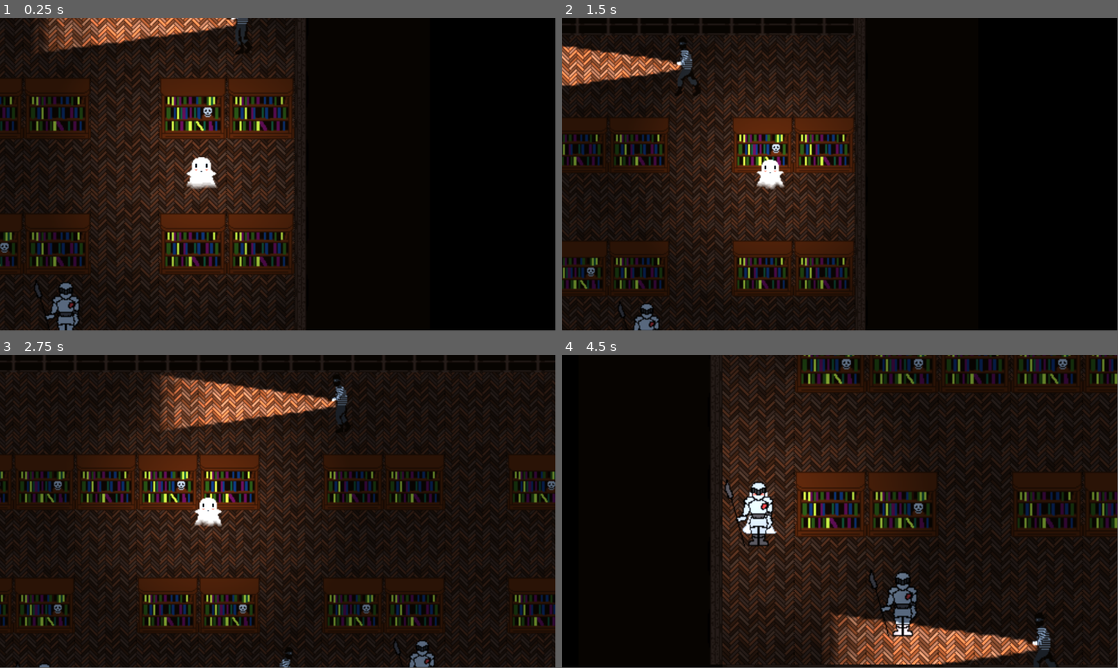
Above: before the commit, frames 1-4 (two rows, left to right).
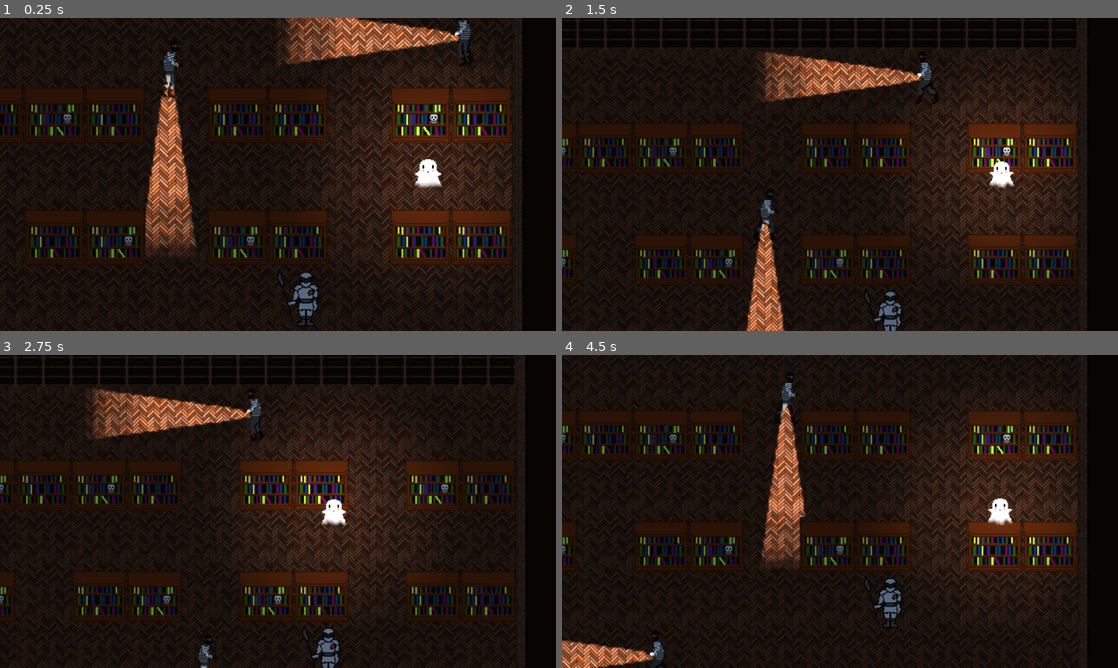
Above: after the commit, the same moments.

Repository: Kurogamu/ghost-story
Game: Godot game, scene res://scenes/game.tscn
Two runs of this game, one before a commit and one after it. Both use one fixed random seed, a clock stepped at 60 frames per second and the inputs below.
Inputs:
- Up to frame 1 (0.25 s): no input
- Up to frame 2 (1.5 s): hold Space (interact) 0.53-1.28 s; hold Up (move_up) from 0.53 s (still down); tap Space (interact) at 1.35 s
- Up to frame 3 (2.75 s): release Up (move_up) at 2.03 s; hold Left (move_left) from 2.03 s (still down); hold Space (interact) from 2.03 s (still down)
- Up to frame 4 (4.5 s): release Space (interact) at 2.78 s; tap Space (interact) at 2.85, 4.35 s; release Left (move_left) at 3.53 s; hold Down (move_down) 3.53-4.28 s; hold Space (interact) 3.53-4.28 s; hold Right (move_right) from 4.28 s (still down)
The window is 799x449 before the commit and 800x450 after it. Grey fills any space a smaller window leaves; there, only what the larger window draws over its background counts as a difference.

The runs differ from the first frame. In frame 1, 51% of the frame differs, in the area x 0-94%, y 0-100%; in frame 2, 46%; in frame 3, 32%; in frame 4, 41%.

Commit message:
Limit reaction distance and improve feedback

Diff:
--- a/project.godot
+++ b/project.godot
@@ -14,6 +14,12 @@
 run/main_scene="res://scenes/game.tscn"
 config/features=PackedStringArray("4.3", "Forward Plus")
 config/icon="res://icon.svg"
+
+[display]
+
+window/size/viewport_width=1280
+window/size/viewport_height=720
+window/stretch/mode="viewport"
 
 [input]
 
--- a/scenes/chaser.tscn
+++ b/scenes/chaser.tscn
@@ -1,8 +1,10 @@
-[gd_scene load_steps=6 format=3 uid="uid://bdmn25a6icjej"]
+[gd_scene load_steps=8 format=3 uid="uid://bdmn25a6icjej"]
 
 [ext_resource type="Script" path="res://scripts/chaser.gd" id="1_1v0tl"]
 [ext_resource type="SpriteFrames" uid="uid://drcw0fy0r5yg1" path="res://animations/chaser.tres" id="3_wjrlc"]
+[ext_resource type="PackedScene" uid="uid://b5cio6f6rn8oe" path="res://scenes/sound_wave.tscn" id="4_6l44h"]
 [ext_resource type="Texture2D" uid="uid://b6mkeb7run7ws" path="res://sprites/flashlight_texture.png" id="4_iwec0"]
+[ext_resource type="SpriteFrames" uid="uid://b1wn2dmi0dki7" path="res://sprites/reactions.tres" id="5_o588a"]
 
 [sub_resource type="CapsuleShape2D" id="CapsuleShape2D_y4a2e"]
 radius = 14.0
@@ -40,3 +42,10 @@
 [node name="CharSprite" type="AnimatedSprite2D" parent="."]
 sprite_frames = ExtResource("3_wjrlc")
 animation = &"spooked"
+
+[node name="SoundWave" parent="." instance=ExtResource("4_6l44h")]
+
+[node name="ReactionSprite" type="AnimatedSprite2D" parent="."]
+position = Vector2(27, -36)
+scale = Vector2(0.5, 0.5)
+sprite_frames = ExtResource("5_o588a")
--- a/scenes/game.tscn
+++ b/scenes/game.tscn
@@ -221,6 +221,10 @@
 unique_name_in_owner = true
 position = Vector2(72, 0)
 zoom = Vector2(2, 2)
+limit_left = -200
+limit_top = -100
+limit_right = 750
+limit_bottom = 500
 
 [node name="AnimationPlayer" type="AnimationPlayer" parent="Ghost/Camera"]
 libraries = {
--- a/scenes/ghost_character.tscn
+++ b/scenes/ghost_character.tscn
@@ -1,8 +1,9 @@
-[gd_scene load_steps=24 format=3 uid="uid://bw7yupyo8ie8d"]
+[gd_scene load_steps=25 format=3 uid="uid://bw7yupyo8ie8d"]
 
 [ext_resource type="Script" path="res://scripts/ghost_character.gd" id="1_jqp6d"]
 [ext_resource type="Texture2D" uid="uid://vlq5k6388260" path="res://sprites/ghost.png" id="2_013n5"]
 [ext_resource type="Texture2D" uid="uid://cssk4abjsmefc" path="res://sprites/ghost-v2.png" id="3_xc8am"]
+[ext_resource type="SpriteFrames" uid="uid://b1wn2dmi0dki7" path="res://sprites/reactions.tres" id="4_3fdp2"]
 
 [sub_resource type="Gradient" id="Gradient_ogkr7"]
 colors = PackedColorArray(1, 1, 1, 1, 0, 0, 0, 1)
@@ -164,3 +165,9 @@
 [node name="CollisionShape2D" type="CollisionShape2D" parent="."]
 position = Vector2(0, 11)
 shape = SubResource("CircleShape2D_hq16e")
+
+[node name="ReactionSprite" type="AnimatedSprite2D" parent="."]
+visible = false
+position = Vector2(30, -20)
+scale = Vector2(0.5, 0.5)
+sprite_frames = ExtResource("4_3fdp2")
--- a/scenes/possessable.tscn
+++ b/scenes/possessable.tscn
@@ -1,7 +1,8 @@
-[gd_scene load_steps=9 format=3 uid="uid://dhmflhqqfmp7q"]
+[gd_scene load_steps=10 format=3 uid="uid://dhmflhqqfmp7q"]
 
 [ext_resource type="Script" path="res://scripts/possessable.gd" id="1_gaeoc"]
 [ext_resource type="Texture2D" uid="uid://do6qgk4ybabcl" path="res://sprites/armor.png" id="1_vh5eu"]
+[ext_resource type="PackedScene" uid="uid://b5cio6f6rn8oe" path="res://scenes/sound_wave.tscn" id="2_t4fng"]
 
 [sub_resource type="CircleShape2D" id="CircleShape2D_xhoj2"]
 
@@ -45,6 +46,8 @@
 [node name="Possessable" type="StaticBody2D"]
 script = ExtResource("1_gaeoc")
 
+[node name="SoundWave" parent="." instance=ExtResource("2_t4fng")]
+
 [node name="Interaction" type="Area2D" parent="."]
 
 [node name="CollisionShape2D" type="CollisionShape2D" parent="Interaction"]
--- /dev/null
+++ b/scenes/sound_wave.tscn
@@ -0,0 +1,89 @@
+[gd_scene load_steps=6 format=3 uid="uid://b5cio6f6rn8oe"]
+
+[ext_resource type="Script" path="res://scripts/sound_vis.gd" id="1_12ail"]
+
+[sub_resource type="Animation" id="Animation_ssaby"]
+length = 0.001
+tracks/0/type = "value"
+tracks/0/imported = false
+tracks/0/enabled = true
+tracks/0/path = NodePath(".:_circle_radius")
+tracks/0/interp = 1
+tracks/0/loop_wrap = true
+tracks/0/keys = {
+"times": PackedFloat32Array(0),
+"transitions": PackedFloat32Array(1),
+"update": 0,
+"values": [0.0]
+}
+tracks/1/type = "value"
+tracks/1/imported = false
+tracks/1/enabled = true
+tracks/1/path = NodePath(".:_circle_color")
+tracks/1/interp = 1
+tracks/1/loop_wrap = true
+tracks/1/keys = {
+"times": PackedFloat32Array(0),
+"transitions": PackedFloat32Array(1),
+"update": 0,
+"values": [Color(0, 0, 0, 0)]
+}
+
+[sub_resource type="Animation" id="Animation_fjcx1"]
+resource_name = "soundwave"
+tracks/0/type = "value"
+tracks/0/imported = false
+tracks/0/enabled = true
+tracks/0/path = NodePath(".:_circle_radius")
+tracks/0/interp = 1
+tracks/0/loop_wrap = true
+tracks/0/keys = {
+"times": PackedFloat32Array(0, 0.25),
+"transitions": PackedFloat32Array(1, 0.366021),
+"update": 0,
+"values": [0.0, 200.0]
+}
+tracks/1/type = "value"
+tracks/1/imported = false
+tracks/1/enabled = true
+tracks/1/path = NodePath(".:_circle_color")
+tracks/1/interp = 2
+tracks/1/loop_wrap = true
+tracks/1/keys = {
+"times": PackedFloat32Array(0, 1),
+"transitions": PackedFloat32Array(1, 1),
+"update": 0,
+"values": [Color(0, 0.709804, 0.792157, 0.509804), Color(0.634685, 0.74886, 0.853612, 0)]
+}
+
+[sub_resource type="AnimationLibrary" id="AnimationLibrary_0815i"]
+_data = {
+"RESET": SubResource("Animation_ssaby"),
+"soundwave": SubResource("Animation_fjcx1")
+}
+
+[sub_resource type="CircleShape2D" id="CircleShape2D_dkig5"]
+radius = 100.0
+
+[node name="SoundWave" type="Node2D"]
+script = ExtResource("1_12ail")
+_circle_color = Color(0, 0, 0, 0)
+
+[node name="AnimationPlayer" type="AnimationPlayer" parent="."]
+libraries = {
+"": SubResource("AnimationLibrary_0815i")
+}
+
+[node name="Area2D" type="Area2D" parent="."]
+
+[node name="CollisionShape2D" type="CollisionShape2D" parent="Area2D"]
+shape = SubResource("CircleShape2D_dkig5")
+disabled = true
+
+[node name="ChainDelay" type="Timer" parent="."]
+wait_time = 0.2
+one_shot = true
+
+[node name="Duration" type="Timer" parent="."]
+wait_time = 0.1
+one_shot = true
--- a/scripts/chaser.gd
+++ b/scripts/chaser.gd
@@ -69,8 +69,14 @@
 	match next_state:
 		States.DEFAULT: $CharSprite.play("default")
 		States.SCARED: $CharSprite.play("scared")
-		States.SPOOKED: $CharSprite.play("spooked")
-		States.FLEEING: $CharSprite.play("fleeing")
+		States.SPOOKED:
+			$SoundWave.run()
+			$CharSprite.play("spooked")
+			$ReactionSprite.visible = true
+			$ReactionSprite.play("spooked")
+		States.FLEEING:
+			$SoundWave.run()
+			$CharSprite.play("fleeing")
 	state = next_state
 
 
@@ -79,8 +85,9 @@
 
 
 func scare():
-	scare_level += 1
-	_set_state(States.SPOOKED)
+	if state in [States.DEFAULT, States.SCARED]:
+		scare_level += 1
+		_set_state(States.SPOOKED)
 
 
 func flee():
@@ -88,6 +95,7 @@
 
 
 func _on_end_animation():
+	$ReactionSprite.visible = false
 	match state:
 		States.SPOOKED:
 			if scare_level >= scare_threshold:
--- a/scripts/game.gd
+++ b/scripts/game.gd
@@ -13,12 +13,14 @@
 	for node in self.get_tree().get_nodes_in_group("Possessable"):
 		node.possessable_enter.connect(_on_possessable)
 		node.possessable_exit.connect(_on_interactable_exit)
-		node.emit_noise.connect(_on_emit_noise)
+		node.get_node("SoundWave").heard.connect(_on_heard)
 
 	for node in self.get_tree().get_nodes_in_group("Chaser"):
 		node.chaser_enter.connect(_on_chaser_enter)
 		node.chaser_exit.connect(_on_interactable_exit)
 		node.light_enter.connect(_on_chaser_light_enter)
+		node.get_node("SoundWave").heard.connect(_on_heard)
+
 
 		%Camera/AnimationPlayer.play("camera_zoom_out")
 
@@ -48,10 +50,9 @@
 		interaction_target = null
 
 
-func _on_emit_noise():
-	for node in self.get_tree().get_nodes_in_group("Chaser"):
+func _on_heard(node: Node2D):
+	if "Chaser" in node.get_groups():
 		node.scare()
-
 
 func _input(event):
 	if event.is_action_pressed("interact"):
--- a/scripts/ghost_character.gd
+++ b/scripts/ghost_character.gd
@@ -1,11 +1,14 @@
 extends CharacterBody2D
 
-@export var speed: float = 500.0
+@export var max_speed: float = 200.0
+@export var acceleration: float = 1000.0
+@export var deceleration: float = 800.0
 @export var start_pos: Vector2 = Vector2(0, 0)
 const IS_MAIN = true
 
 enum States {IDLE, MOVING, POSSESSING, SCARED, SPOOKING}
 var state: States = States.IDLE
+var last_velocity = Vector2(0,0)
 
 func _ready():
 	$CharSprite.play("idle")
@@ -17,11 +20,33 @@
 	# Get the input direction and handle the movement/deceleration.
 	if state in [States.IDLE, States.MOVING]:
 		var direction := Input.get_vector("move_left", "move_right", "move_up", "move_down")
-		velocity.x = direction.x * speed
-		velocity.y = direction.y * speed
+
+		var some_x = abs(direction.x) > 0.1
+		var some_y = abs(direction.y) > 0.1
+
+		var normalized_speed = max_speed
+		if some_x and some_y:
+			normalized_speed = max_speed * 0.707
+
+		if direction.x > 0.1:
+			velocity.x = min(normalized_speed, velocity.x + delta * acceleration)
+		elif direction.x < -0.1:
+			velocity.x = max(-normalized_speed, velocity.x - delta * acceleration)
+		elif velocity.x > 0.1:
+			velocity.x = max(0, velocity.x - deceleration * delta)
+		else:
+			velocity.x = min(0, velocity.x + deceleration * delta)
+
+		if direction.y > 0.1:
+			velocity.y = min(normalized_speed, velocity.y + delta * acceleration)
+		elif direction.y < -0.1:
+			velocity.y = max(-normalized_speed, velocity.y - delta * acceleration)
+		elif velocity.y > 0.1:
+			velocity.y = max(0, velocity.y - deceleration * delta)
+		else:
+			velocity.y = min(0, velocity.y + deceleration * delta)
 
 		move_and_slide()
-
 
 func set_possessing(do_possess: bool) -> void:
 	if do_possess:
@@ -40,12 +65,16 @@
 	if state != States.SCARED:
 		state = States.SCARED
 		$CharSprite.play("scared")
+		$ReactionSprite.visible = true
+		$ReactionSprite.play("spooked")
 
 
 func spook() -> void:
 	if state in [States.IDLE, States.MOVING]:
 		state = States.SPOOKING
 		$CharSprite.play("spooking")
+		$ReactionSprite.visible = true
+		$ReactionSprite.play("boo")
 
 
 func get_hidden() -> bool:
@@ -53,6 +82,7 @@
 
 
 func _on_end_animation():
+	$ReactionSprite.visible = false
 	match state:
 		States.SCARED:
 			self.position = start_pos
--- a/scripts/possessable.gd
+++ b/scripts/possessable.gd
@@ -2,8 +2,6 @@
 
 signal possessable_enter
 signal possessable_exit
-
-signal emit_noise
 
 enum States {DEFAULT, POSSESS_READY, POSSESSED, BROKEN}
 var state: States = States.DEFAULT
@@ -42,7 +40,7 @@
 			$Interaction/GPUParticles2D.set_emitting(false)
 			$CollisionShape2D.set_disabled(true)
 			$Sprite.set_region_rect(Rect2(64, 0, 64, 64)) # TODO: figure out spritemap
-			emit_noise.emit()
+			$SoundWave.run()
 		States.POSSESSED:
 			$Interaction/GPUParticles2D.set_emitting(false)
 			$Sprite.set_region_rect(Rect2(128, 0, 64, 64)) # TODO: figure out spritemap
--- /dev/null
+++ b/scripts/sound_vis.gd
@@ -0,0 +1,52 @@
+extends Node2D
+
+signal heard
+
+var _emitting: bool = false
+
+@export var _circle_radius: float:
+	set(value):
+		_circle_radius = value
+		queue_redraw()
+@export var _circle_color: Color:
+	set(value):
+		_circle_color = value
+		queue_redraw()
+
+
+func _ready() -> void:
+	$AnimationPlayer.animation_finished.connect(_on_end_animation)
+	$Area2D.connect("body_entered", _on_body_entered)
+	$ChainDelay.connect("timeout", _delayed_interaction)
+	$Duration.connect("timeout", _reset)
+
+
+func _draw() -> void:
+	draw_arc(Vector2(0,0), _circle_radius, 0, 2*PI, 32, _circle_color, 1.0, true)
+	$Area2D/CollisionShape2D.get_shape().radius = _circle_radius
+
+
+func run() -> void:
+	if not _emitting:
+		_emitting = true
+		$ChainDelay.start()
+		$AnimationPlayer.play("soundwave")
+
+
+func _delayed_interaction() -> void:
+	$Area2D/CollisionShape2D.disabled = false
+	$Duration.start()
+
+
+func _reset() -> void:
+	_emitting = false
+	$Area2D/CollisionShape2D.disabled = true
+
+
+func _on_end_animation(animation_name: String) -> void:
+	match animation_name:
+		"soundwave": $AnimationPlayer.play("RESET")
+
+
+func _on_body_entered(node: Node2D) -> void:
+	heard.emit(node)
